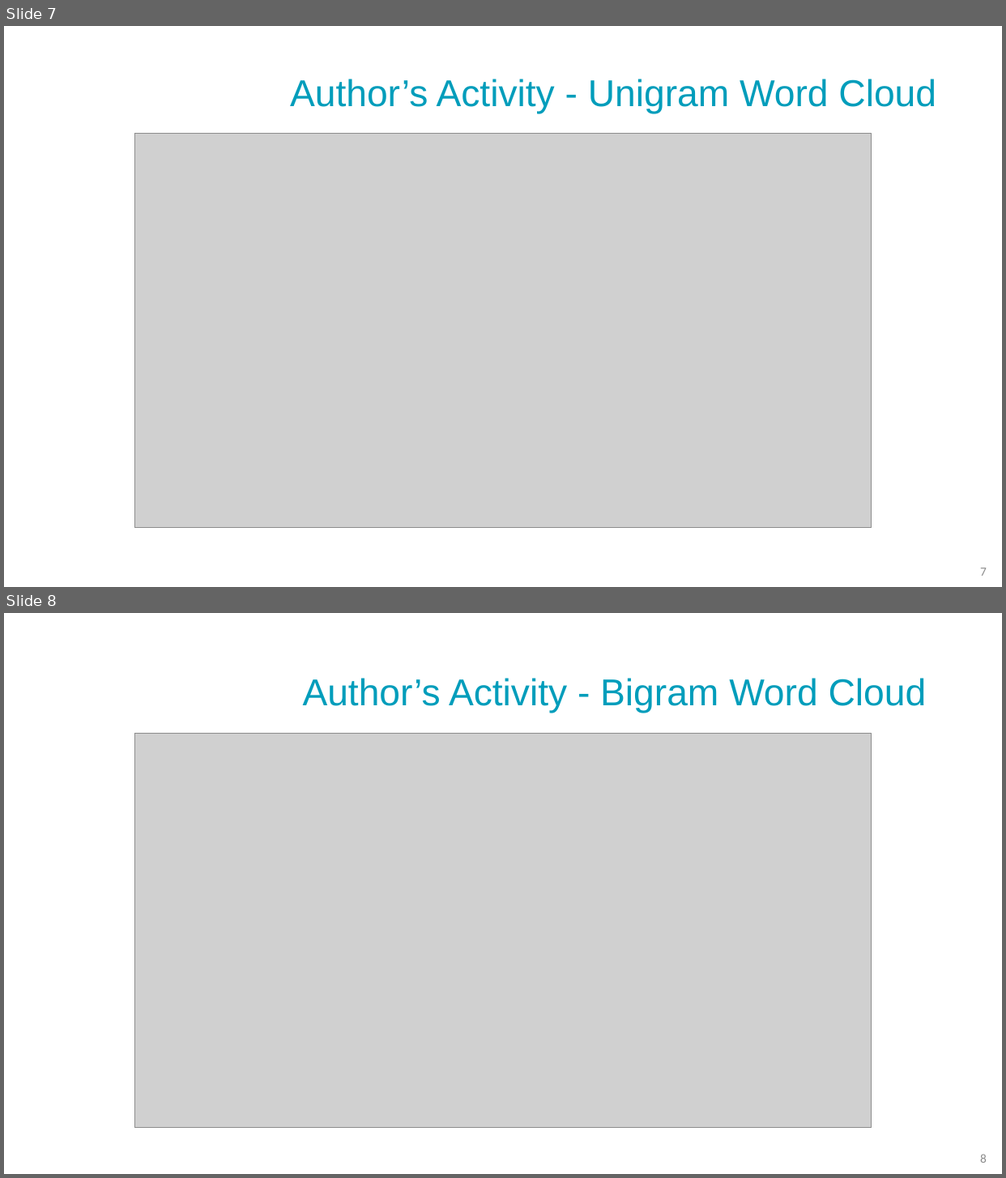
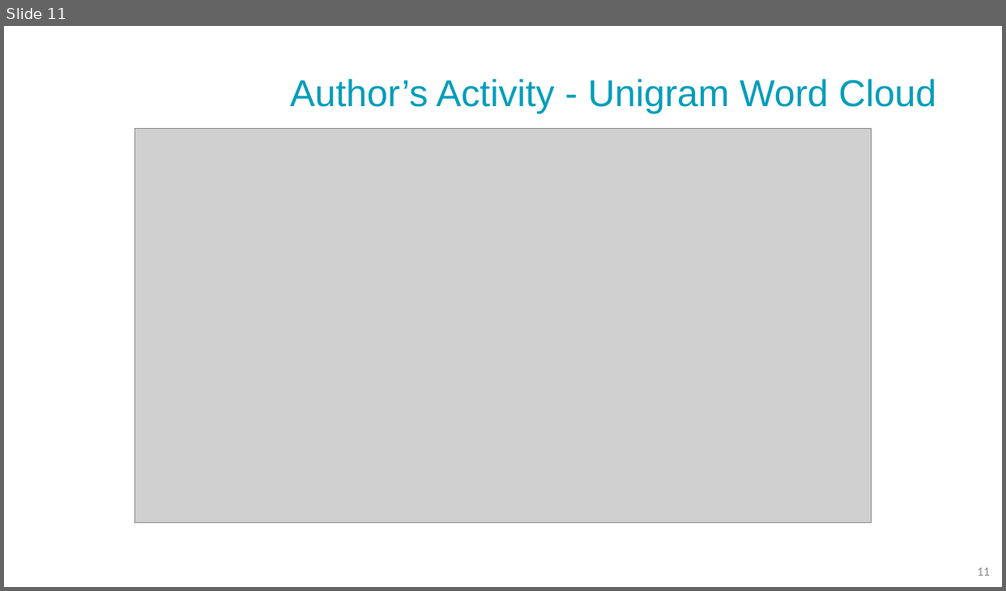
Before and after one commit to NoaTal1996/Backbone-Graph, a slide deck: docs/meeting_with_Sayiqan/20250721.pptx. Shown one above the other, each under a label of ours: slides 7 and 8 before the commit, slide 11 after it. The pictures are 1006x1178 and 1006x591 pixels, drawn with LibreOffice and Linux fonts; fonts in the diff are those of the drawing; grey boxes stand for pictures; background and template pictures are left out. Boxes give left, top, right and bottom in pixels: in the first picture for what was removed or moved away, otherwise in the second. Text is boxed around its words. In the diff, an @@ line names an element or a change of style, - is before the commit and + after.

```diff
--- a/docs/meeting_with_Sayiqan/20250721.pptx
+++ b/docs/meeting_with_Sayiqan/20250721.pptx
@@ slide 8 removed at bbox=[4, 613, 1002, 1174], background picture (left out) @@
@@ text removed at bbox=[303, 678, 927, 713] @@
-Author’s Activity - Bigram Word Cloud
@@ picture removed at bbox=[135, 734, 871, 1128] @@
@@ page number removed at bbox=[980, 1154, 987, 1163] @@
-8
@@ what was slide 7 is now slide 11 @@
@@ slide 11 changed as well @@
@@ picture: place and size @@
-picture at bbox=[135, 134, 871, 528]
+picture at bbox=[135, 129, 871, 523]
@@ page number at bbox=[977, 568, 990, 576]: text changed @@
-7
+11
```
Also in this commit, not shown: 7 other slides changed, 3 slides added, 2 other slides removed.
